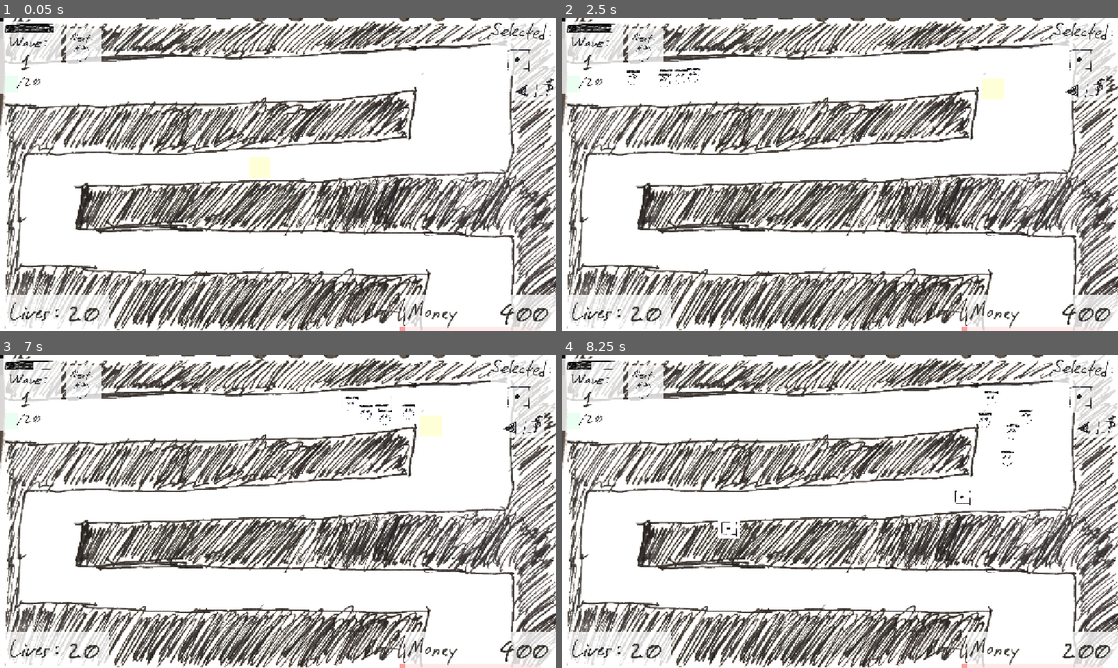
Above: before the commit, frames 1-4 (two rows, left to right).
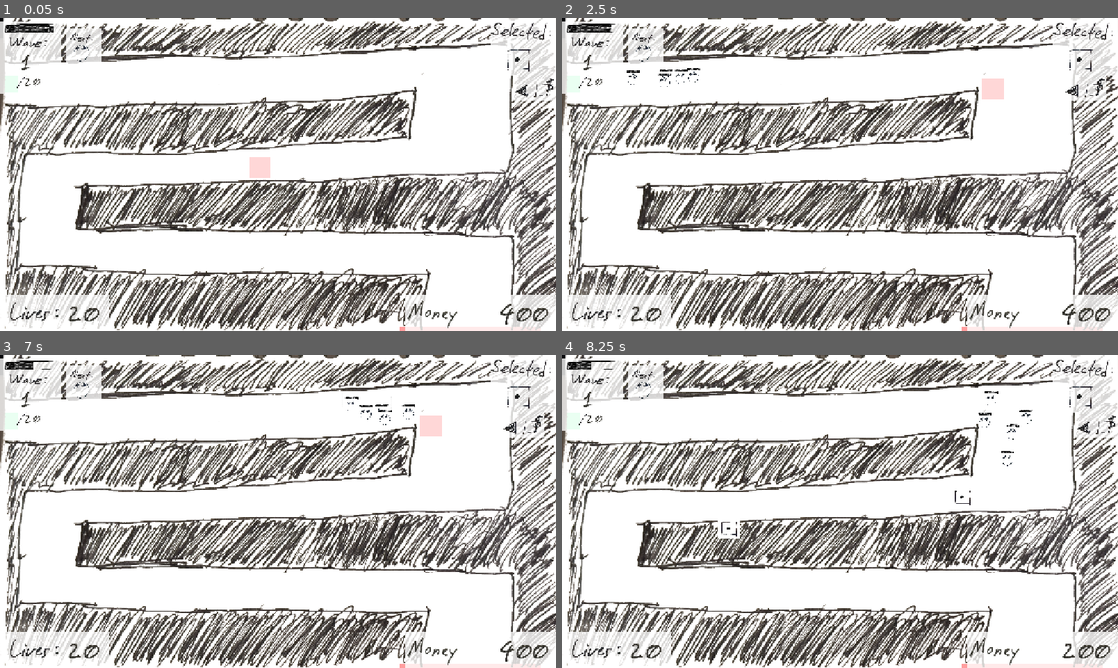
Above: after the commit, the same moments.

Repository: OzuYatamutsu/notebook-tower-defense
Game: Godot game, scene res://levels/level_cools.tscn
Same seed, same stepped clock (60 frames per second), same inputs: the game is played once before the commit and once after it. This scene is started directly instead of the project's main scene.
Inputs (mouse positions are in pixels of both pictures, inside the frame that each line leads up to):
- Up to frame 1 (0.05 s): no input
- Up to frame 2 (2.5 s): click (1106, 86) at 0.5 s; click (1084, 89) at 1.25 s; click (990, 89) at 2 s
- Up to frame 3 (7 s): click (544, 423) at 2.75 s; click (522, 426) at 3.5 s; click (461, 461) at 4.27 s; click (544, 423) at 5 s; click (522, 426) at 5.75 s; click (428, 426) at 6.5 s
- Up to frame 4 (8.25 s): move the mouse to (962, 495) at 7.27 s; click (962, 495) at 7.42 s; move the mouse to (728, 527) at 8.02 s; click (728, 527) at 8.17 s

The runs differ from the first frame. In frame 1, 0.2% of the frame differs, in the area x 44-49%, y 44-52%; in frame 2, 0.3%, in the area x 75-80%, y 19-26%; in frame 3, 0.3%; in frame 4, nothing differs.

Commit message:
Fix issue where can place a tower in the mob path by reducing shadow size

Diff:
--- a/components/TowerPlacementShadow.tscn
+++ b/components/TowerPlacementShadow.tscn
@@ -4,7 +4,7 @@
 [ext_resource type="Theme" uid="uid://c8vctxp5w606s" path="res://components/MapSelectTheme.tres" id="2_x07tf"]
 
 [sub_resource type="RectangleShape2D" id="RectangleShape2D_2xblr"]
-size = Vector2(915, 881)
+size = Vector2(288, 299)
 
 [node name="TowerPlacementShadow" type="Area2D" groups=["tower_placement_shadow"]]
 collision_layer = 0
@@ -26,7 +26,7 @@
 color = Color(1, 0, 0, 0.156863)
 
 [node name="CollisionShape2D" type="CollisionShape2D" parent="."]
-position = Vector2(-2.5, 2.5)
+position = Vector2(1, -1.5)
 shape = SubResource("RectangleShape2D_2xblr")
 
 [node name="NGMoney" type="Label" parent="."]
